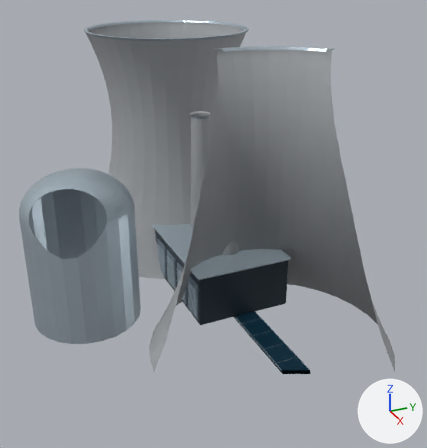
Before and after pictures for a commit that changed the glTF model public/models/across-infrastructure.glb.
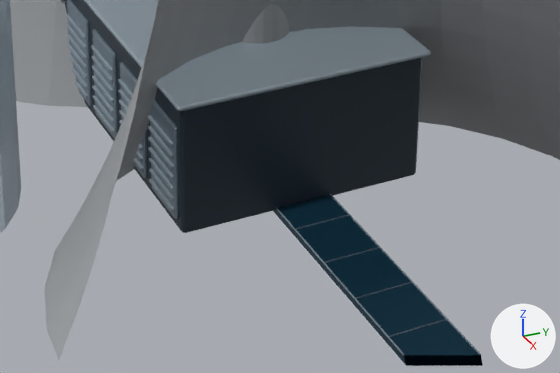
There are two pictures of each version: one whole from a 50 mm lens placed at (69.6, -31.4, 44.0), pointed at (4.3, -2.0, 11.4), one close up on the part from 31% to 79% of the width and 53% to 84% of the height. Every picture has the same lights, and +X, +Y and +Z are marked at lower right. The older version's two pictures come first. Everything nearer to the camera than a plane just in front of the edit is cut away. Where no turn or scale is listed for an object, it has been applied to the vertices.

The older version as bpy lines, for what is in view:
```python
me_containment_cylinder = bpy.data.meshes.new('Containment cylinder')
me_containment_cylinder.from_pydata(...)  # 569 vertices, 984 faces; spans x -29.1..29.1, y -26.0..12.1, z 0.0..34.0
me_containment_cylinder.materials.append(mat_ceramic_metal_casing)  # light grey #adbcc5
me_pv_row = bpy.data.meshes.new('PV row')
me_pv_row.from_pydata(...)  # 56 vertices, 108 faces; spans x -30.0..30.0, y -1.5..1.5, z -0.2..0.2
me_pv_row.materials.append(mat_photovoltaic_glazing)  # dark blue #214b61
me_tapered_exhaust_stack = bpy.data.meshes.new('Tapered exhaust stack')
me_tapered_exhaust_stack.from_pydata(...)  # 144 vertices, 192 faces; spans x -6.3..6.3, y -1.9..1.9, z 0.0..24.0
me_tapered_exhaust_stack.materials.append(mat_satin_concrete)  # grey #a6aaad
ob_gas_plant__satin_concrete = bpy.data.objects.new('GAS_PLANT__Satin concrete', me_tapered_exhaust_stack)
ob_gas_plant__satin_concrete.location = (0.0, 0.0, 0.0)
ob_nuclear_plant__ceramic_metal_casing = bpy.data.objects.new('NUCLEAR_PLANT__Ceramic metal casing', me_containment_cylinder)
ob_nuclear_plant__ceramic_metal_casing.location = (0.0, 0.0, 0.0)
ob_solar_row__photovoltaic_glazing = bpy.data.objects.new('SOLAR_ROW__Photovoltaic glazing', me_pv_row)
ob_solar_row__photovoltaic_glazing.location = (0.0, 0.0, 0.0)
# also in view: 'GAS_PLANT__Brushed structural steel' at (0.0, -2.5, 12.2); 'GAS_PLANT__Graphite recess' at (0.0, 0.0, 3.5); 'SOLAR_ROW__Ceramic metal casing' at (0.0, 0.0, 0.2); 'NUCLEAR_PLANT__Satin concrete' at (0.0, 0.0, 17.0); 'GAS_PLANT__Ceramic metal casing' at (0.0, 0.0, 4.2)
```
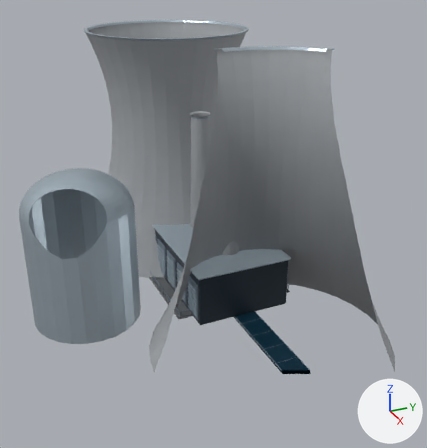
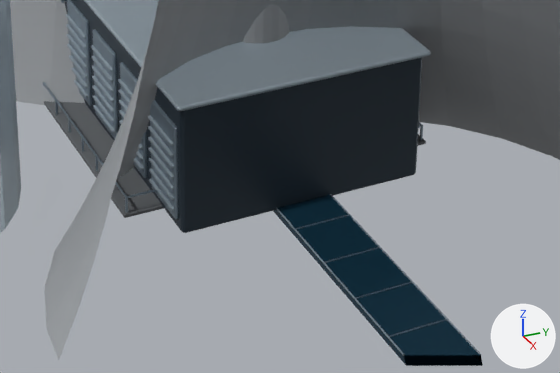
Pixel boxes (x1, y1, x2, y2) of what changed, in the close-ups (560 x 373 px):
'MAP_SUBSTATION__Crushed rock yard', added: after (44, 101, 426, 218)
'MAP_SUBSTATION__Brushed structural steel', added (mostly hidden): after (43, 82, 423, 213)

What changed in the scene script:
```text
Add mat_crushed_rock_yard:
    mat_crushed_rock_yard = principled_material('Crushed rock yard')
    mat_crushed_rock_yard.base_color = (0.13, 0.14, 0.15)  # dark grey #65696c
    mat_crushed_rock_yard.roughness = 0.95
Add me_substation_gravel_pad:
    me_substation_gravel_pad.from_pydata(...)  # 56 vertices, 108 faces; spans x -7.5..7.5, y -8.5..8.5, z 0.0..0.2
    me_substation_gravel_pad.materials.append(mat_crushed_rock_yard)  # dark grey #65696c
Add me_control_house_roof:
    me_control_house_roof.from_pydata(...)  # 560 vertices, 792 faces; spans x -7.3..7.3, y -8.4..8.4, z 0.1..7.2
    me_control_house_roof.materials.append(mat_brushed_structural_steel)  # greyish blue #95a6b3
Add ob_map_substation__crushed_rock_yard:
    ob_map_substation__crushed_rock_yard = bpy.data.objects.new('MAP_SUBSTATION__Crushed rock yard', me_substation_gravel_pad)
    ob_map_substation__crushed_rock_yard.location = (0.0, 0.0, 0.0)
Add ob_map_substation__brushed_structural_steel:
    ob_map_substation__brushed_structural_steel = bpy.data.objects.new('MAP_SUBSTATION__Brushed structural steel', me_control_house_roof)
    ob_map_substation__brushed_structural_steel.location = (0.0, 0.0, 0.0)
```
